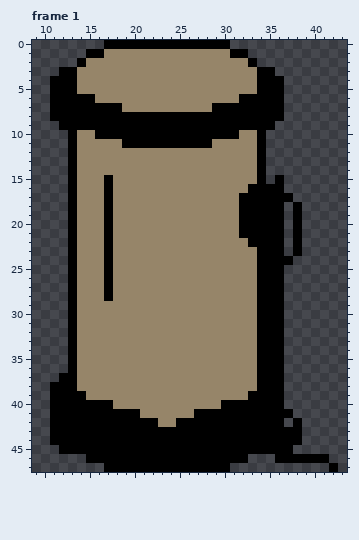
A pixel-art file gets an edit: Assets/Resources/aseprite/tube_healing.aseprite. The picture above is the old version.
48x48 pixels, 1 frame. Shown: frame 1: x 9..43, y 0..47. The commit also changed other frames, which this record leaves out.
After:
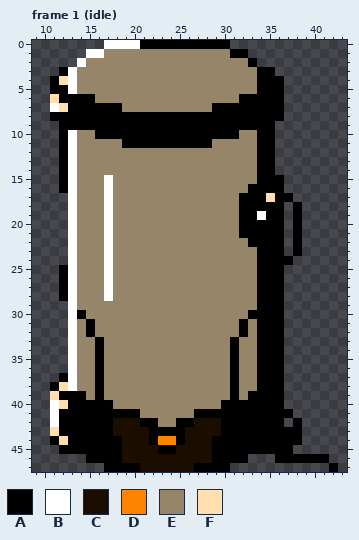
Palette (. is transparent): A #000000  B #ffffff  C #1b0e00  D #fe8400  E #968569  F #ffdfb0
Changes in this commit:
layer "obj/tube/fg" now hidden
layer "obj/fg/Layer 8" now hidden
layer "em/Layer 9" now shown
layer "obj/tube/mid" removed
layer "obj/tube/mid Copy" removed
layer "obj/tube/fg Copy" removed
Frame 1 (idle), layers "em/Layer 9", "em/Flattened":
y 0: x 17..20 AAAA -> BBBB
y 1: x 15..16 AA -> BB
y 2: x 14 A -> B
y 3: x 13 A -> B
y 4: x 12..13 AA -> FB
y 5: x 13 A -> B
y 6: x 11 A -> F
y 7: x 11..12 AA -> BF
y 10..14: x 12..13 .A -> AB; x 35 . -> A
y 15: x 12..13 .A -> AB; x 17 A -> B; x 35 . -> A
y 16: x 12..13 .A -> AB; x 17 A -> B
y 17: x 13 A -> B; x 17 A -> B; x 35 A -> F
y 18: x 13 A -> B; x 17 A -> B
y 19: x 13 A -> B; x 17 A -> B; x 34 A -> B
y 20..24: x 13 A -> B; x 17 A -> B
y 25..28: x 12..13 .A -> AB; x 17 A -> B
y 29: x 13 A -> B
y 30: x 13..14 AE -> BA; x 33 E -> A
y 31..32: x 13 A -> B; x 15 E -> A; x 32 E -> A
y 33..37: x 13 A -> B; x 16 E -> A; x 31 E -> A
y 38: x 12..13 AA -> FB; x 16 E -> A; x 31 E -> A
y 39: x 11 A -> F; x 16 E -> A; x 31 E -> A
y 40: x 11..12 AA -> BF
y 41: x 11 A -> B
y 42: x 11 A -> B; x 18..20 AAA -> CCC; x 27..29 AAA -> CCC
y 43: x 11 A -> F; x 18..21 AAAA -> CCCC; x 26..29 AAAA -> CCCC
y 44: x 12 A -> F; x 19..21 AAA -> CCC; x 23..24 AA -> DD; x 26..28 AAA -> CCC
y 45: x 19..22 AAAA -> CCCC; x 25..28 AAAA -> CCCC
y 46: x 19..28 AAAAAAAAAA -> CCCCCCCCCC
y 47: x 21..26 AAAAAA -> CCCCCC
Changed places in both pictures, as pixel boxes (x1, y1, x2, y2):
changed: (50, 40, 257, 472)
changed: (257, 130, 275, 220)
